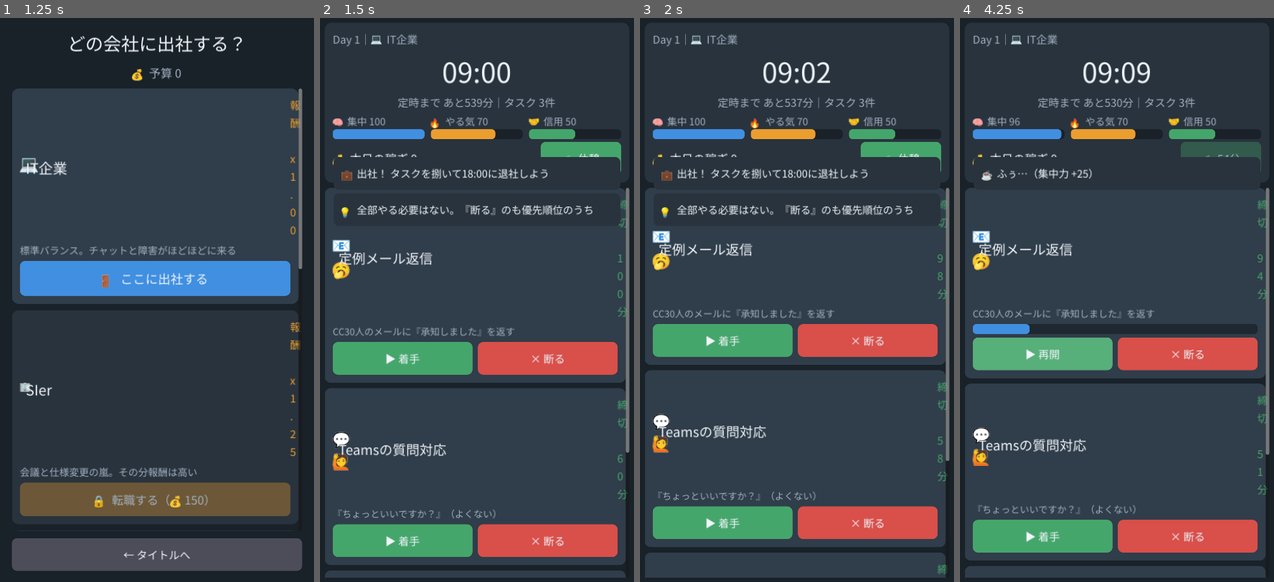
Above: before the commit, frames 1-4 (left to right).
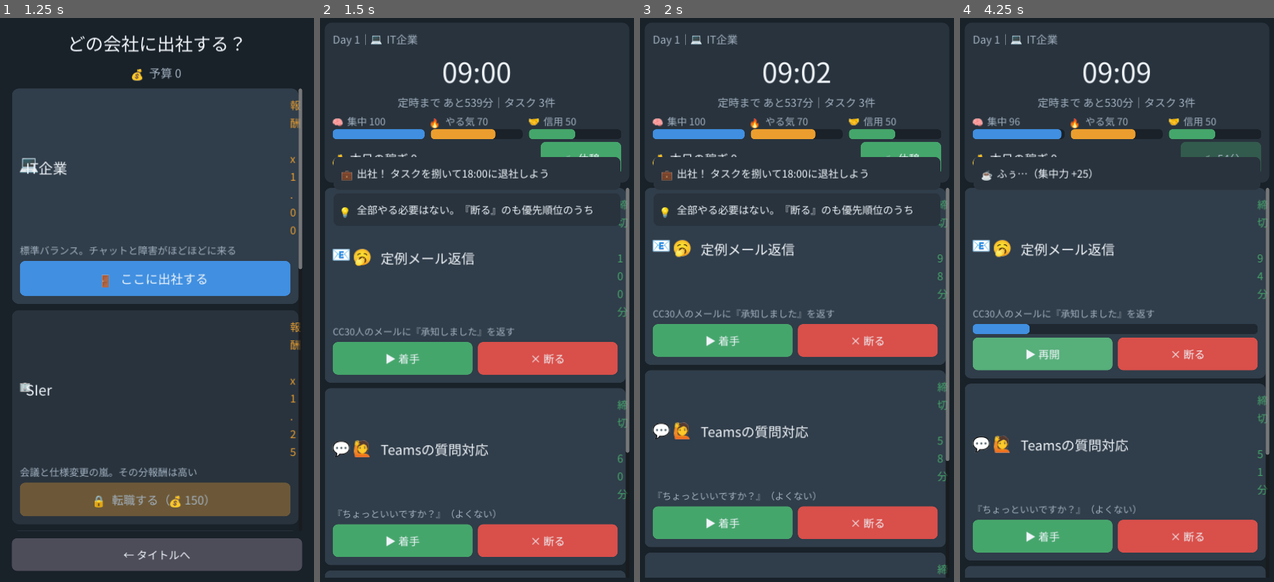
Above: after the commit, the same moments.

Repository: deradera56/teiji-challenge-deploy
Game: Godot game, scene res://scenes/Title.tscn
Same seed, same stepped clock (60 frames per second), same inputs: the game is played once before the commit and once after it.
Inputs:
- Up to frame 1 (1.25 s): click "💼 出社する" at 0.5 s
- Up to frame 2 (1.5 s): click "🚪 ここに出社する" at 1.25 s
- Up to frame 3 (2 s): no input
- Up to frame 4 (4.25 s): click "☕ 休憩" at 2 s; click "▶ 着手" at 2.75 s; click "⏸ 中断" at 3.5 s

Frame 1 is identical in both runs. In frame 2, 1.9% of the frame differs, in the area x 3-54%, y 39-81%; in frame 3, 1.9%; in frame 4, 1.9%.

Commit message:
fix: タスクアイコンの絵文字折り返しを無効化

Diff:
--- a/scripts/game/task_card.gd
+++ b/scripts/game/task_card.gd
@@ -49,7 +49,9 @@
 	top.add_theme_constant_override("separation", 12)
 	vb.add_child(top)
 
-	top.add_child(UiTheme.make_label(String(tpl.get("icon", "📄")), 38))
+	var icon_l := UiTheme.make_label(String(tpl.get("icon", "📄")), 38)
+	icon_l.autowrap_mode = TextServer.AUTOWRAP_OFF  # 2文字絵文字を横並びで固定
+	top.add_child(icon_l)
 	var mastery_lv := Meta.mastery_level(String(tpl.get("category", "")))
 	if mastery_lv > 0:
 		top.add_child(UiTheme.make_label("Lv%d" % mastery_lv, 20, UiTheme.WARN))
